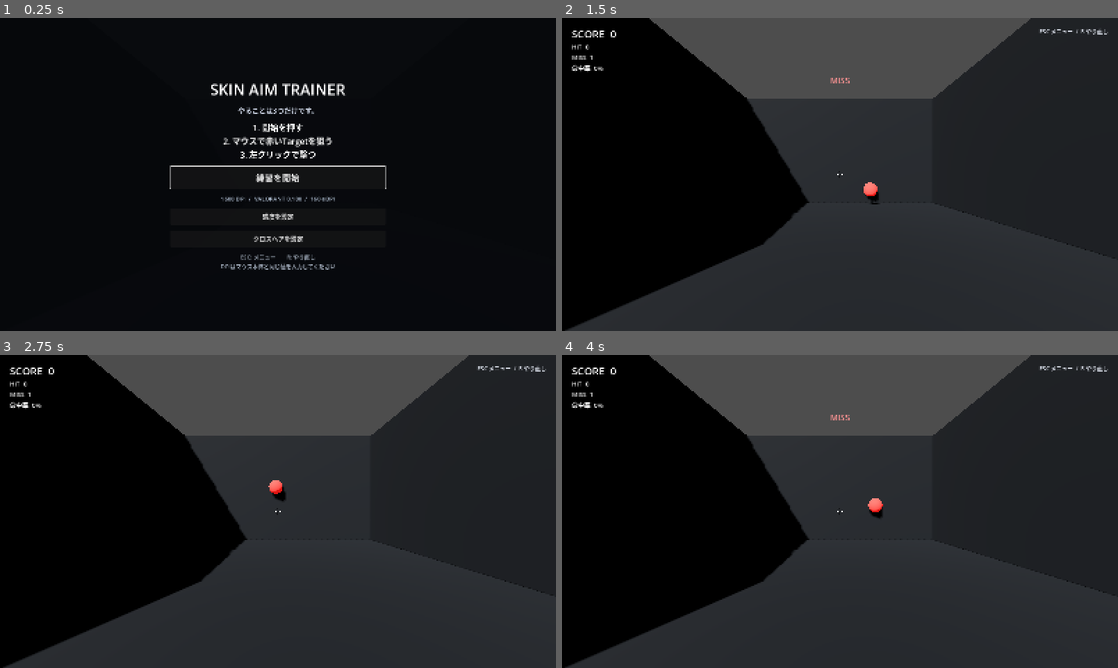
Above: before the commit, frames 1-4 (two rows, left to right).
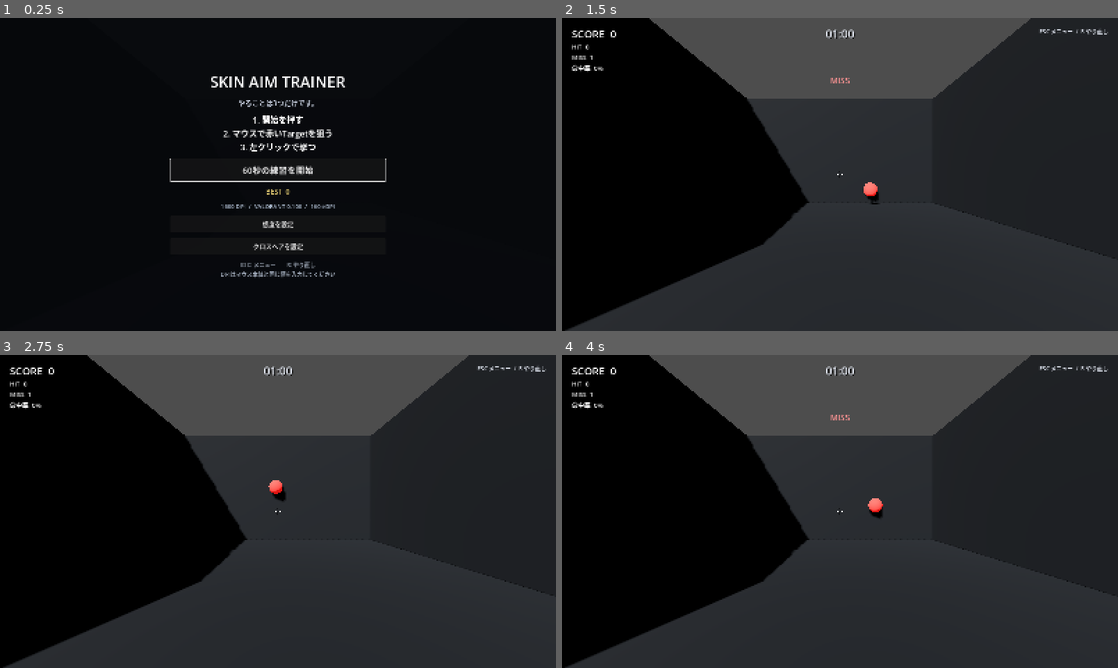
Above: after the commit, the same moments.

Repository: EliteMay/Skin-Aim-Trainer
Game: Godot game, scene res://scenes/main.tscn
Two runs of this game, one before a commit and one after it. Both use one fixed random seed, a clock stepped at 60 frames per second and the inputs below.
Inputs (mouse positions are in pixels of both pictures, inside the frame that each line leads up to):
- Up to frame 1 (0.25 s): no input
- Up to frame 2 (1.5 s): click "練習を開始" (after the commit: "60秒の練習を開始") at 0.5 s; tap Enter at 1.25 s; move the mouse to (867, 174) at 1.27 s; tap R at 1.35 s; click (867, 174) at 1.42 s
- Up to frame 3 (2.75 s): move the mouse to (250, 511) at 2.02 s; tap R at 2.1 s; click (250, 511) at 2.17 s
- Up to frame 4 (4 s): move the mouse to (851, 505) at 2.77 s; tap R at 2.85, 3.6 s; click (851, 505) at 2.92 s; move the mouse to (834, 517) at 3.52 s; click (834, 517) at 3.67 s

The runs differ from the first frame. In frame 1, 4.4% of the frame differs, in the area x 30-70%, y 18-84%; in frame 2, 0.1%; in frame 3, 0.1%; in frame 4, 0.1%.

Commit message:
Add timed sessions, results and personal best (#6)
Add a 60 second default session, pause-aware timer, result flow, local personal best persistence, regression tests, and close Crosshair Windows verification.

Diff:
--- a/scenes/main.tscn
+++ b/scenes/main.tscn
@@ -97,6 +97,26 @@
 layout_mode = 2
 theme_override_font_sizes/font_size = 18
 text = "命中率  0%"
+
+[node name="Timer" type="Label" parent="UI/HUD"]
+layout_mode = 0
+anchor_left = 0.5
+anchor_top = 0.0
+anchor_right = 0.5
+anchor_bottom = 0.0
+offset_left = -90.0
+offset_top = 22.0
+offset_right = 90.0
+offset_bottom = 70.0
+theme_override_colors/font_color = Color(0.94, 0.96, 1, 1)
+theme_override_colors/font_shadow_color = Color(0, 0, 0, 0.9)
+theme_override_constants/shadow_offset_x = 2
+theme_override_constants/shadow_offset_y = 2
+theme_override_font_sizes/font_size = 32
+text = "01:00"
+horizontal_alignment = 1
+vertical_alignment = 1
+mouse_filter = 2
 
 [node name="Crosshair" type="Control" parent="UI"]
 visible = false
@@ -201,7 +221,14 @@
 custom_minimum_size = Vector2(0, 64)
 layout_mode = 2
 theme_override_font_sizes/font_size = 25
-text = "練習を開始"
+text = "60秒の練習を開始"
+
+[node name="BestScore" type="Label" parent="UI/StartOverlay/Center/Content"]
+layout_mode = 2
+theme_override_colors/font_color = Color(0.92, 0.82, 0.46, 1)
+theme_override_font_sizes/font_size = 20
+text = "BEST  0"
+horizontal_alignment = 1
 
 [node name="CurrentSensitivity" type="Label" parent="UI/StartOverlay/Center/Content"]
 layout_mode = 2
@@ -601,3 +628,88 @@
 layout_mode = 2
 theme_override_font_sizes/font_size = 17
 text = "変更せず戻る"
+
+
+[node name="ResultOverlay" type="Control" parent="UI"]
+visible = false
+layout_mode = 3
+anchors_preset = 15
+anchor_right = 1.0
+anchor_bottom = 1.0
+grow_horizontal = 2
+grow_vertical = 2
+
+[node name="Background" type="ColorRect" parent="UI/ResultOverlay"]
+layout_mode = 1
+anchors_preset = 15
+anchor_right = 1.0
+anchor_bottom = 1.0
+grow_horizontal = 2
+grow_vertical = 2
+color = Color(0.025, 0.032, 0.045, 0.96)
+
+[node name="Center" type="CenterContainer" parent="UI/ResultOverlay"]
+layout_mode = 1
+anchors_preset = 15
+anchor_right = 1.0
+anchor_bottom = 1.0
+grow_horizontal = 2
+grow_vertical = 2
+
+[node name="Content" type="VBoxContainer" parent="UI/ResultOverlay/Center"]
+custom_minimum_size = Vector2(520, 0)
+layout_mode = 2
+theme_override_constants/separation = 14
+alignment = 1
+
+[node name="Title" type="Label" parent="UI/ResultOverlay/Center/Content"]
+layout_mode = 2
+theme_override_colors/font_color = Color(0.92, 0.82, 0.46, 1)
+theme_override_font_sizes/font_size = 42
+text = "RESULT"
+horizontal_alignment = 1
+
+[node name="Score" type="Label" parent="UI/ResultOverlay/Center/Content"]
+layout_mode = 2
+theme_override_font_sizes/font_size = 34
+text = "SCORE  0"
+horizontal_alignment = 1
+
+[node name="Accuracy" type="Label" parent="UI/ResultOverlay/Center/Content"]
+layout_mode = 2
+theme_override_font_sizes/font_size = 22
+text = "命中率  0%"
+horizontal_alignment = 1
+
+[node name="HitsMisses" type="Label" parent="UI/ResultOverlay/Center/Content"]
+layout_mode = 2
+theme_override_colors/font_color = Color(0.78, 0.82, 0.88, 1)
+theme_override_font_sizes/font_size = 20
+text = "HIT  0    MISS  0"
+horizontal_alignment = 1
+
+[node name="Best" type="Label" parent="UI/ResultOverlay/Center/Content"]
+layout_mode = 2
+theme_override_colors/font_color = Color(0.92, 0.82, 0.46, 1)
+theme_override_font_sizes/font_size = 24
+text = "BEST  0"
+horizontal_alignment = 1
+
+[node name="Duration" type="Label" parent="UI/ResultOverlay/Center/Content"]
+layout_mode = 2
+theme_override_colors/font_color = Color(0.62, 0.66, 0.72, 1)
+theme_override_font_sizes/font_size = 16
+text = "60秒 Session"
+horizontal_alignment = 1
+
+[node name="RetryButton" type="Button" parent="UI/ResultOverlay/Center/Content"]
+custom_minimum_size = Vector2(0, 60)
+layout_mode = 2
+theme_override_font_sizes/font_size = 22
+text = "もう一度"
+
+[node name="BackButton" type="Button" parent="UI/ResultOverlay/Center/Content"]
+custom_minimum_size = Vector2(0, 50)
+layout_mode = 2
+theme_override_font_sizes/font_size = 18
+text = "開始画面へ戻る"
--- a/scripts/aim_trainer.gd
+++ b/scripts/aim_trainer.gd
@@ -7,6 +7,7 @@
 	READY,
 	PLAYING,
 	PAUSED,
+	RESULT,
 }
 
 const TARGET_DISTANCE := 14.0
@@ -14,10 +15,12 @@
 const TARGET_X_RANGE := Vector2(-5.2, 5.2)
 const TARGET_Y_RANGE := Vector2(0.2, 4.6)
 const PITCH_LIMIT_DEGREES := 72.0
+const SESSION_DURATION_SECONDS := 60.0
 
 const SETTINGS_PATH := "user://settings.cfg"
 const SETTINGS_SECTION := "aim"
 const CROSSHAIR_SETTINGS_SECTION := "crosshair"
+const RECORDS_SECTION := "training_records"
 const DEFAULT_DPI := 1600.0
 const DEFAULT_VALORANT_SENSITIVITY := 0.1
 const MIN_DPI := 100.0
@@ -41,6 +44,7 @@
 @onready var hit_label: Label = $UI/HUD/Stats/Hits
 @onready var miss_label: Label = $UI/HUD/Stats/Misses
 @onready var accuracy_label: Label = $UI/HUD/Stats/Accuracy
+@onready var timer_label: Label = $UI/HUD/Timer
 @onready var crosshair: Control = $UI/Crosshair
 @onready var controls_hint: Label = $UI/ControlsHint
 @onready var feedback_label: Label = $UI/Feedback
@@ -57,6 +61,7 @@
 @onready var start_crosshair_button: Button = (
 	$UI/StartOverlay/Center/Content/CrosshairButton
 )
+@onready var start_best_label: Label = $UI/StartOverlay/Center/Content/BestScore
 
 @onready var pause_overlay: Control = $UI/PauseOverlay
 @onready var resume_button: Button = $UI/PauseOverlay/Center/Content/ResumeButton
@@ -126,6 +131,21 @@
 )
 @onready var crosshair_import_status: Label = (
 	$UI/CrosshairSettingsOverlay/Center/Content/ImportStatus
+)
+
+@onready var result_overlay: Control = $UI/ResultOverlay
+@onready var result_title: Label = $UI/ResultOverlay/Center/Content/Title
+@onready var result_score_label: Label = $UI/ResultOverlay/Center/Content/Score
+@onready var result_accuracy_label: Label = (
+	$UI/ResultOverlay/Center/Content/Accuracy
+)
+@onready var result_hits_misses_label: Label = (
+	$UI/ResultOverlay/Center/Content/HitsMisses
+)
+@onready var result_best_label: Label = $UI/ResultOverlay/Center/Content/Best
+@onready var retry_button: Button = $UI/ResultOverlay/Center/Content/RetryButton
+@onready var result_back_button: Button = (
+	$UI/ResultOverlay/Center/Content/BackButton
 )
 
 var run_state := RunState.READY
@@ -137,6 +157,9 @@
 var shots := 0
 var hits := 0
 var misses := 0
+var session_remaining_seconds := SESSION_DURATION_SECONDS
+var personal_best_score := 0
+var last_session_new_best := false
 
 var mouse_dpi := DEFAULT_DPI
 var valorant_sensitivity := DEFAULT_VALORANT_SENSITIVITY
@@ -210,6 +233,9 @@
 	crosshair_center_dot_input.toggled.connect(_on_crosshair_control_changed)
 	crosshair_dot_size_input.value_changed.connect(_on_crosshair_control_changed)
 
+	retry_button.pressed.connect(start_training)
+	result_back_button.pressed.connect(_show_ready_state)
+
 	feedback_timer.timeout.connect(_hide_feedback)
 
 	_load_settings()
@@ -219,6 +245,21 @@
 	_show_ready_state()
 	_update_hud()
 	_update_sensitivity_labels()
+	_update_best_labels()
+
+
+func _process(delta: float) -> void:
+	if run_state != RunState.PLAYING:
+		return
+
+	session_remaining_seconds = maxf(
+		session_remaining_seconds - delta,
+		0.0
+	)
+	_update_timer_label()
+
+	if session_remaining_seconds <= 0.0:
+		_finish_session()
 
 
 func _exit_tree() -> void:
@@ -247,6 +288,8 @@
 				pause_training()
 			elif run_state == RunState.PAUSED:
 				resume_training()
+			elif run_state == RunState.RESULT:
+				_show_ready_state()
 			get_viewport().set_input_as_handled()
 			return
 
@@ -291,6 +334,7 @@
 	pause_overlay.visible = false
 	settings_overlay.visible = false
 	crosshair_settings_overlay.visible = false
+	result_overlay.visible = false
 	hud.visible = true
 	crosshair.visible = true
 	controls_hint.visible = true
@@ -306,6 +350,7 @@
 	pause_overlay.visible = true
 	settings_overlay.visible = false
 	crosshair_settings_overlay.visible = false
+	result_overlay.visible = false
 	crosshair.visible = false
 	controls_hint.visible = false
 	Input.set_mouse_mode(Input.MOUSE_MODE_VISIBLE)
@@ -321,6 +366,7 @@
 	pause_overlay.visible = false
 	settings_overlay.visible = false
 	crosshair_settings_overlay.visible = false
+	result_overlay.visible = false
 	crosshair.visible = true
 	controls_hint.visible = true
 	Input.set_mouse_mode(Input.MOUSE_MODE_CAPTURED)
@@ -333,6 +379,7 @@
 	pause_overlay.visible = false
 	settings_overlay.visible = false
 	crosshair_settings_overlay.visible = false
+	result_overlay.visible = false
 	hud.visible = true
 	crosshair.visible = true
 	controls_hint.visible = true
@@ -347,6 +394,7 @@
 	pause_overlay.visible = false
 	settings_overlay.visible = false
 	crosshair_settings_overlay.visible = false
+	result_overlay.visible = false
 	hud.visible = false
 	crosshair.visible = false
 	controls_hint.visible = false
@@ -354,6 +402,7 @@
 	target_mesh.visible = false
 	Input.set_mouse_mode(Input.MOUSE_MODE_VISIBLE)
 	_update_sensitivity_labels()
+	_update_best_labels()
 	start_button.grab_focus()
 
 
@@ -362,11 +411,48 @@
 	shots = 0
 	hits = 0
 	misses = 0
+	session_remaining_seconds = SESSION_DURATION_SECONDS
+	last_session_new_best = false
 	yaw_degrees = 0.0
 	pitch_degrees = 0.0
 	camera.rotation_degrees = Vector3.ZERO
 	_move_target()
 	_update_hud()
+	_update_timer_label()
+
+
+func _finish_session() -> void:
+	if run_state != RunState.PLAYING:
+		return
+
+	run_state = RunState.RESULT
+	session_remaining_seconds = 0.0
+	_update_timer_label()
+
+	last_session_new_best = score > personal_best_score
+	if last_session_new_best:
+		personal_best_score = score
+		_save_personal_best()
+
+	hud.visible = false
+	crosshair.visible = false
+	controls_hint.visible = false
+	feedback_label.visible = false
+	target_mesh.visible = false
+	pause_overlay.visible = false
+	settings_overlay.visible = false
+	crosshair_settings_overlay.visible = false
+	result_overlay.visible = true
+	Input.set_mouse_mode(Input.MOUSE_MODE_VISIBLE)
+
+	var accuracy := AimMath.accuracy_percent(hits, shots)
+	result_title.text = "NEW BEST!" if last_session_new_best else "RESULT"
+	result_score_label.text = "SCORE  %d" % score
+	result_accuracy_label.text = "命中率  %d%%" % int(round(accuracy))
+	result_hits_misses_label.text = "HIT  %d    MISS  %d" % [hits, misses]
+	result_best_label.text = "BEST  %d" % personal_best_score
+	_update_best_labels()
+	retry_button.grab_focus()
 
 
 func _shoot() -> void:
@@ -438,6 +524,24 @@
 	miss_label.text = "MISS  %d" % misses
 	var accuracy := AimMath.accuracy_percent(hits, shots)
 	accuracy_label.text = "命中率  %d%%" % int(round(accuracy))
+
+
+func _update_timer_label() -> void:
+	var total_seconds := maxi(int(ceil(session_remaining_seconds)), 0)
+	var minutes := int(total_seconds / 60)
+	var seconds := total_seconds % 60
+	timer_label.text = "%02d:%02d" % [minutes, seconds]
+
+
+func _update_best_labels() -> void:
+	start_best_label.text = "BEST  %d" % personal_best_score
+
+
+func _save_personal_best() -> Error:
+	var config := ConfigFile.new()
+	config.load(SETTINGS_PATH)
+	config.set_value(RECORDS_SECTION, "default_best_score", personal_best_score)
+	return config.save(SETTINGS_PATH)
 
 
 func _load_settings() -> void:
@@ -559,6 +663,11 @@
 			crosshair_profile = _manual_crosshair_profile()
 	else:
 		crosshair_profile = _manual_crosshair_profile()
+
+	personal_best_score = maxi(
+		int(config.get_value(RECORDS_SECTION, "default_best_score", 0)),
+		0
+	)
 
 
 func _save_settings() -> Error:
--- a/tests/core_smoke.gd
+++ b/tests/core_smoke.gd
@@ -144,6 +144,91 @@
 	)
 	assert(crosshair_content.size.y <= viewport_size.y)
 
+	instance._cancel_crosshair_settings()
+	await get_tree().process_frame
+	assert(instance.get_node("UI/StartOverlay").visible)
+	assert(not instance.get_node("UI/ResultOverlay").visible)
+
+	var timer_label := instance.get_node("UI/HUD/Timer") as Label
+	var start_best_label := instance.get_node(
+		"UI/StartOverlay/Center/Content/BestScore"
+	) as Label
+	assert(timer_label != null)
+	assert(start_best_label != null)
+	assert(timer_label.text == "01:00")
+
+	instance.personal_best_score = 0
+	instance.start_training()
+	assert(instance.get_node("UI/HUD").visible)
+	assert(not instance.get_node("UI/StartOverlay").visible)
+	assert(not instance.get_node("UI/ResultOverlay").visible)
+	assert(is_equal_approx(instance.session_remaining_seconds, 60.0))
+	assert(timer_label.text == "01:00")
+
+	instance._process(1.25)
+	assert(instance.session_remaining_seconds < 59.0)
+	assert(timer_label.text == "00:59")
+
+	instance.pause_training()
+	var paused_remaining: float = instance.session_remaining_seconds
+	instance._process(5.0)
+	assert(is_equal_approx(instance.session_remaining_seconds, paused_remaining))
+
+	instance.resume_training()
+	instance.score = 12
+	instance.hits = 12
+	instance.shots = 15
+	instance.misses = 3
+	instance.session_remaining_seconds = 0.01
+	instance._process(0.02)
+	await get_tree().process_frame
+
+	assert(instance.run_state == instance.RunState.RESULT)
+	assert(instance.get_node("UI/ResultOverlay").visible)
+	assert(not instance.get_node("UI/HUD").visible)
+	assert(not instance.get_node("UI/Crosshair").visible)
+	assert(instance.personal_best_score == 12)
+	assert(
+		instance.get_node("UI/ResultOverlay/Center/Content/Title").text
+		== "NEW BEST!"
+	)
+	assert(
+		instance.get_node("UI/ResultOverlay/Center/Content/Score").text
+		== "SCORE  12"
+	)
+	assert(
+		instance.get_node("UI/ResultOverlay/Center/Content/Accuracy").text
+		== "命中率  80%"
+	)
+	assert(
+		instance.get_node("UI/ResultOverlay/Center/Content/HitsMisses").text
+		== "HIT  12    MISS  3"
+	)
+	assert(
+		instance.get_node("UI/ResultOverlay/Center/Content/Best").text
+		== "BEST  12"
+	)
+	assert(start_best_label.text == "BEST  12")
+
+	var records_config := ConfigFile.new()
+	assert(records_config.load("user://settings.cfg") == OK)
+	assert(
+		int(
+			records_config.get_value(
+				"training_records",
+				"default_best_score",
+				0
+			)
+		) == 12
+	)
+
+	instance.start_training()
+	assert(instance.run_state == instance.RunState.PLAYING)
+	assert(instance.score == 0)
+	assert(is_equal_approx(instance.session_remaining_seconds, 60.0))
+	assert(timer_label.text == "01:00")
+	assert(not instance.get_node("UI/ResultOverlay").visible)
+
 	var dpi_input := instance.get_node(
 		"UI/SettingsOverlay/Center/Content/Fields/DpiInput"
 	) as SpinBox
Not shown, changed: PROJECT_LEARNINGS.md
Not shown, changed: README.md
Not shown, changed: REQUIREMENTS.md
Not shown, changed: SPEC.md
Not shown, changed: WORK_REPORT.md
Not shown, changed: docs/ROADMAP.md
